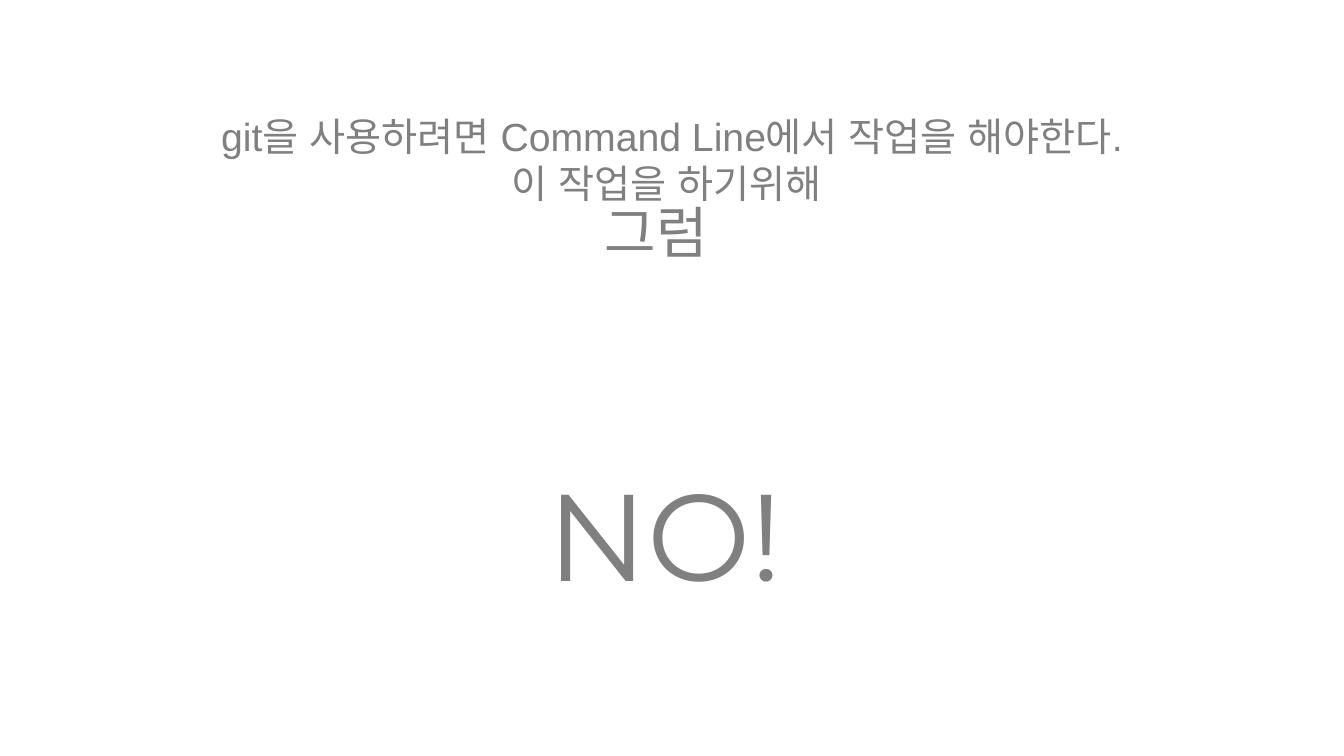
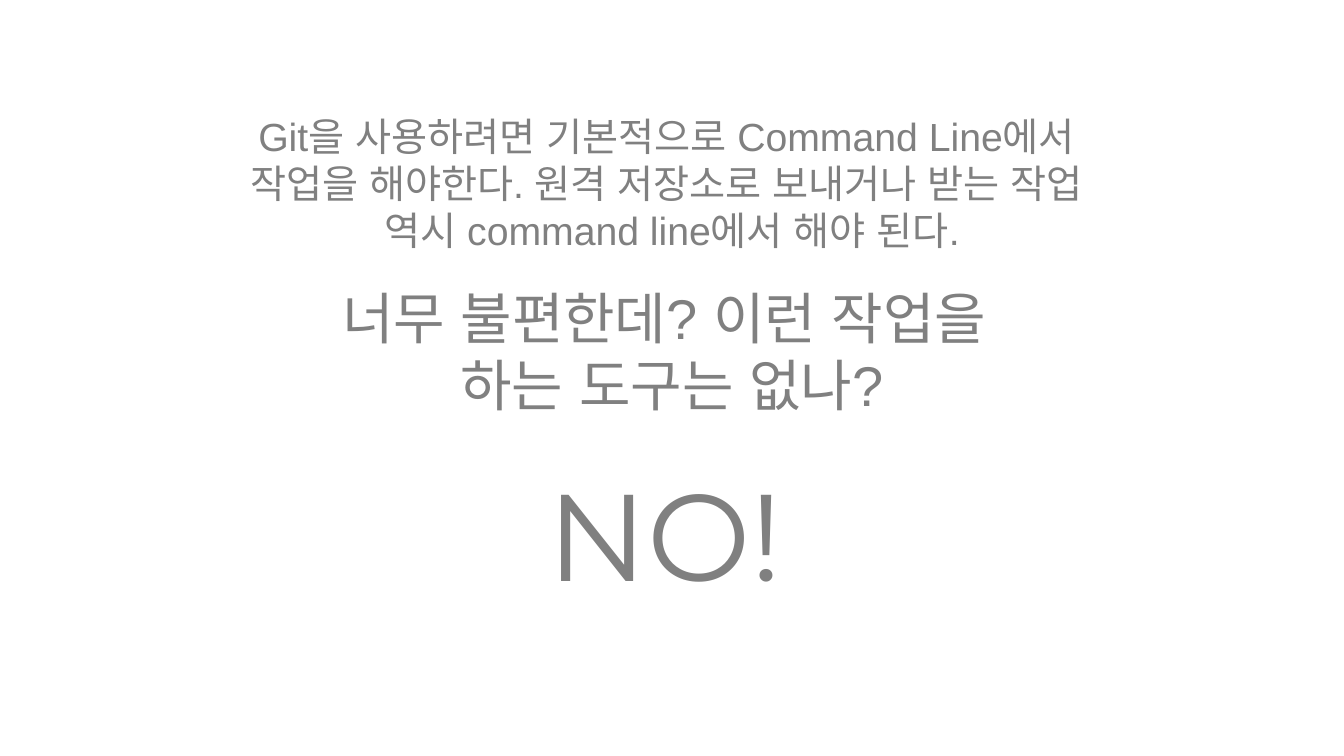
Before and after one commit to juniair/Summary-PPT, a slide deck: slide 33 of git 사용법.pptx. Drawn at 1344x756 pixels with LibreOffice and Linux fonts; fonts in the diff are those of the drawing. Boxes give left, top, right and bottom in pixels: in the first picture for what was removed or moved away, otherwise in the second. Text is boxed around its words. In the diff, an @@ line names an element or a change of style, - is before the commit and + after.

Commit message:
수정

```diff
--- a/git 사용법.pptx
+++ b/git 사용법.pptx
@@ text at box(250, 118, 1083, 248): text changed @@
-git을 사용하려면 Command Line에서 작업을 해야한다.
-이 작업을 하기위해
+Git을 사용하려면 기본적으로 Command Line에서
+작업을 해야한다. 원격 저장소로 보내거나 받는 작업
+역시 command line에서 해야 된다.
@@ text removed at box(605, 197, 708, 257) @@
-그럼
@@ text added at box(342, 293, 986, 411), 40 pt, text #808080 @@
+너무 불편한데? 이런 작업을
+하는 도구는 없나?
```
